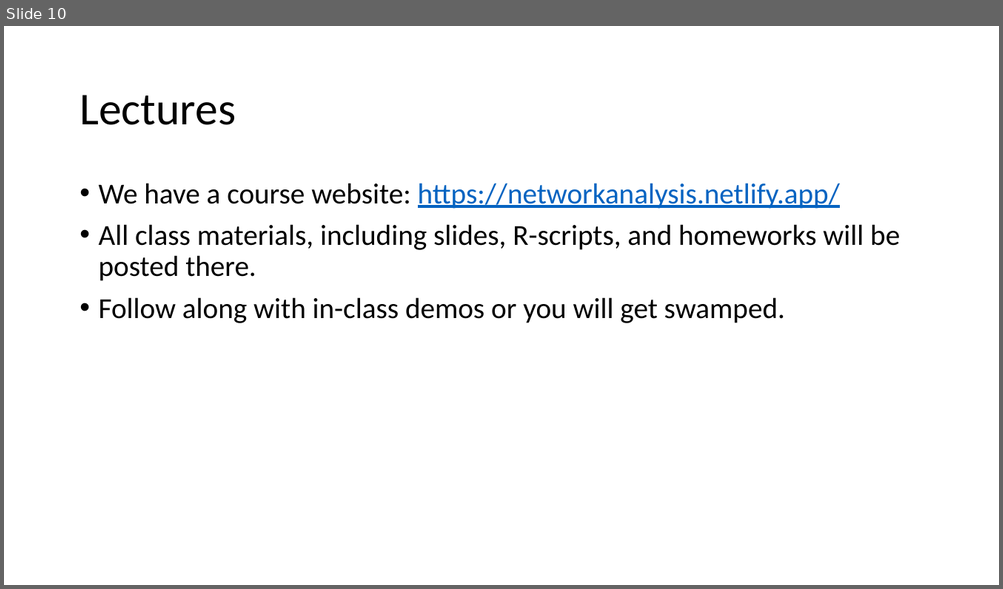
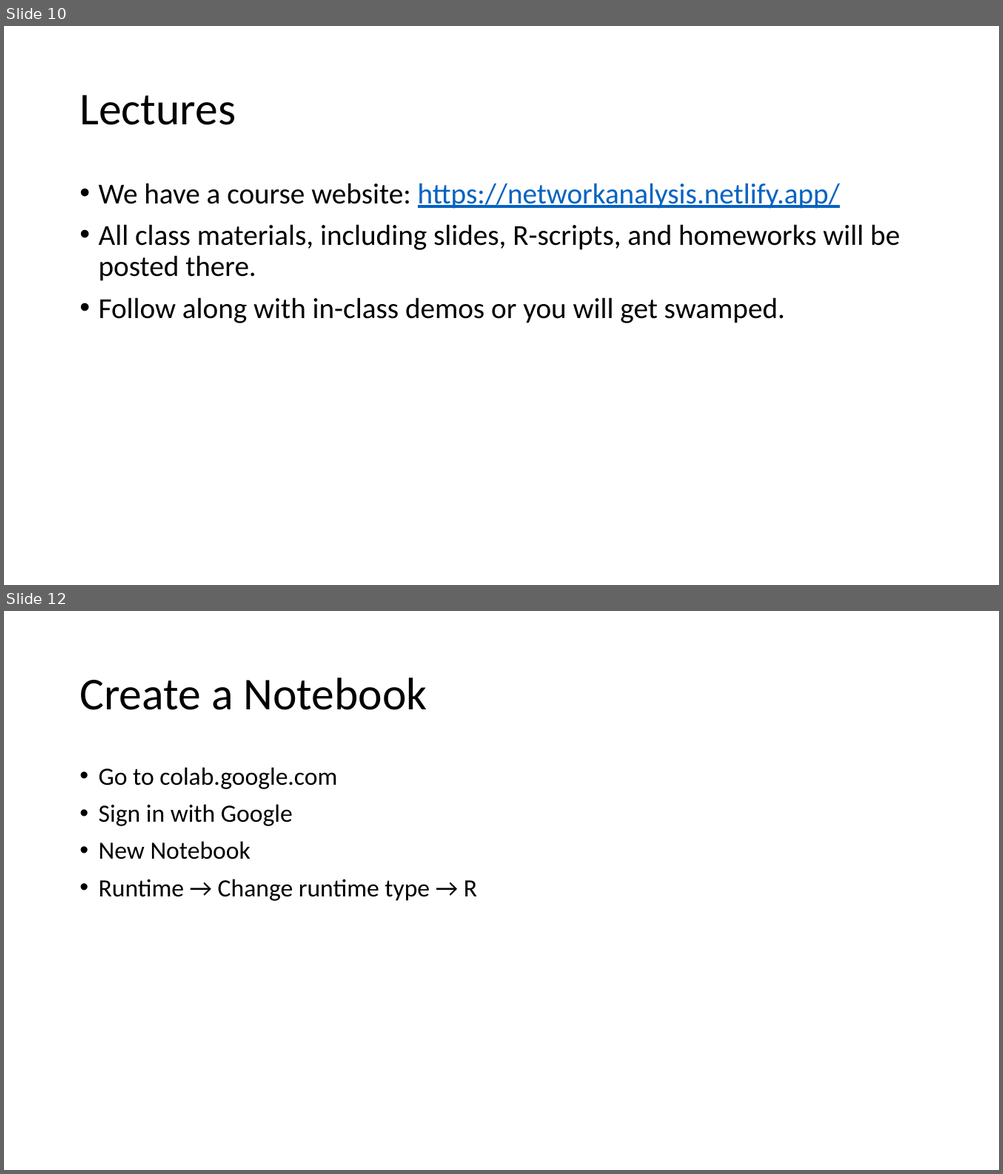
Before and after one commit to ochyzh/NetworkAnalysis, a slide deck: public/materials/Slides/Welcome.pptx. Shown one above the other, each under a label of ours: slide 10 before the commit, slides 10 and 12 after it; the slides between them are not shown. The pictures are 1003x589 and 1003x1174 pixels, drawn with LibreOffice and Linux fonts; fonts in the diff are those of the drawing. Boxes give left, top, right and bottom in pixels: in the first picture for what was removed or moved away, otherwise in the second. Text is boxed around its words. In the diff, an @@ line names an element or a change of style, - is before the commit and + after.

```diff
--- a/public/materials/Slides/Welcome.pptx
+++ b/public/materials/Slides/Welcome.pptx
@@ slide 12 added at <box>4,611,999,1170</box>, background #FFFFFF @@
@@ title added at <box>79,678,427,710</box>, 44 pt, text #000000 @@
+Create a Notebook
@@ text added at <box>99,767,477,901</box>, 24 pt, text #000000 @@
+• Go to colab.google.com
+• Sign in with Google
+• New Notebook
+• Runtime → Change runtime type → R
```
Also in this commit, not shown: 2 slides changed, 4 other slides added, 2 other files.
